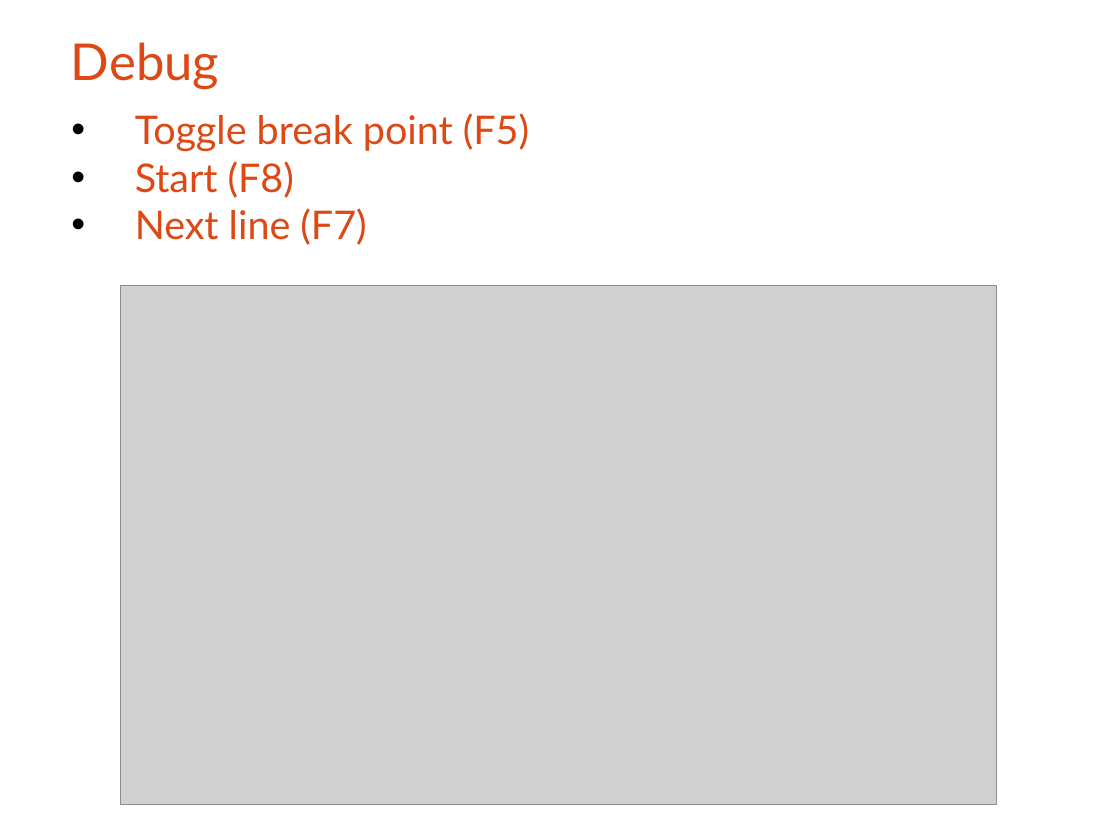
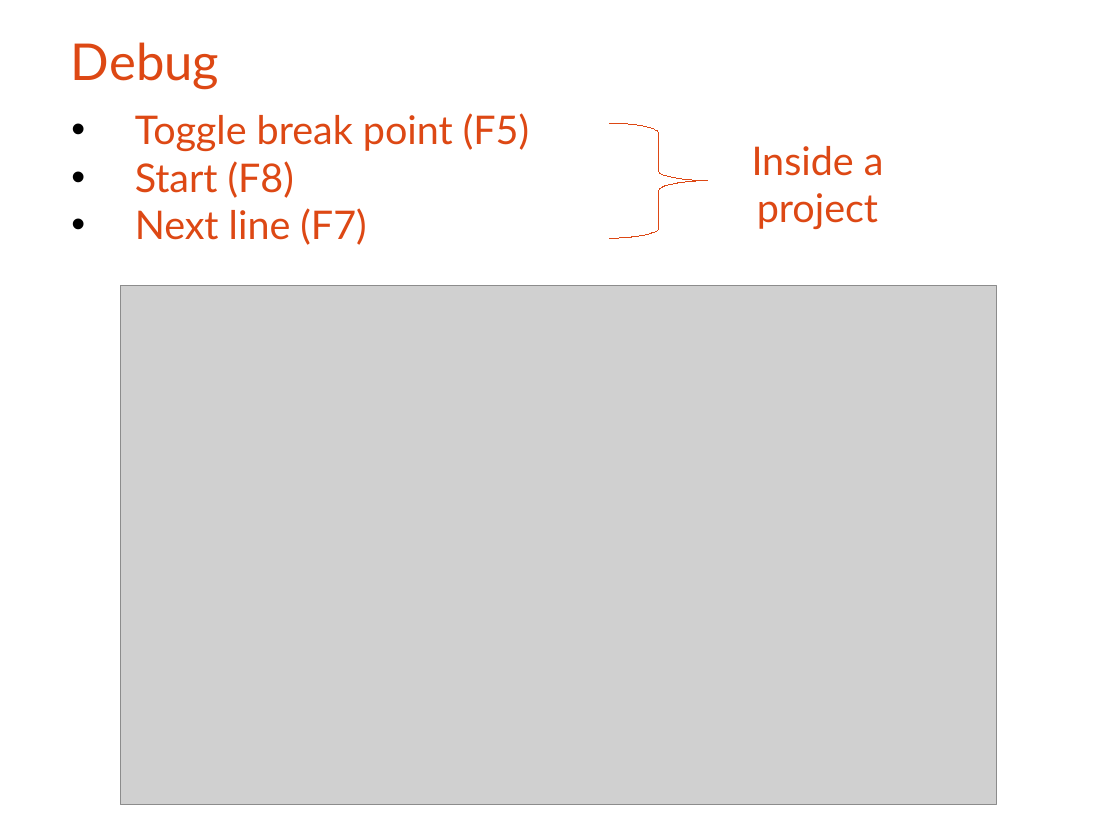
Before and after one commit to bagustris/prokom-tf, a slide deck: slide 25 of prokom1.odp. Drawn at 1120x840 pixels with LibreOffice and Linux fonts; fonts in the diff are those of the drawing; grey boxes stand for pictures. Boxes give left, top, right and bottom in pixels: in the first picture for what was removed or moved away, otherwise in the second. Text is boxed around its words. In the diff, an @@ line names an element or a change of style, - is before the commit and + after.

```diff
--- a/prokom1.odp
+++ b/prokom1.odp
@@ freeform shape added at box(610, 123, 708, 238), outline #DD4814 0 pt @@
@@ text added at box(752, 146, 884, 229), 28 pt, text #DD4814 @@
+Inside a project
```
Also in this commit, not shown: 3 other slides changed.
